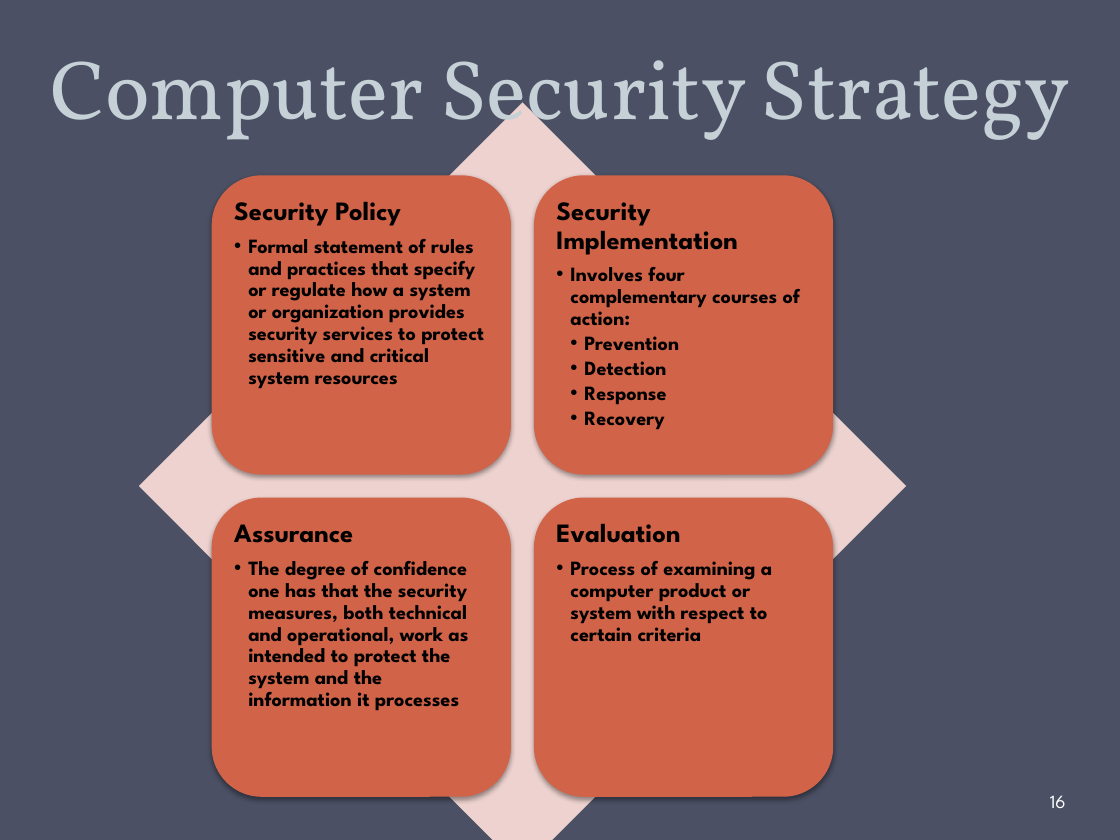
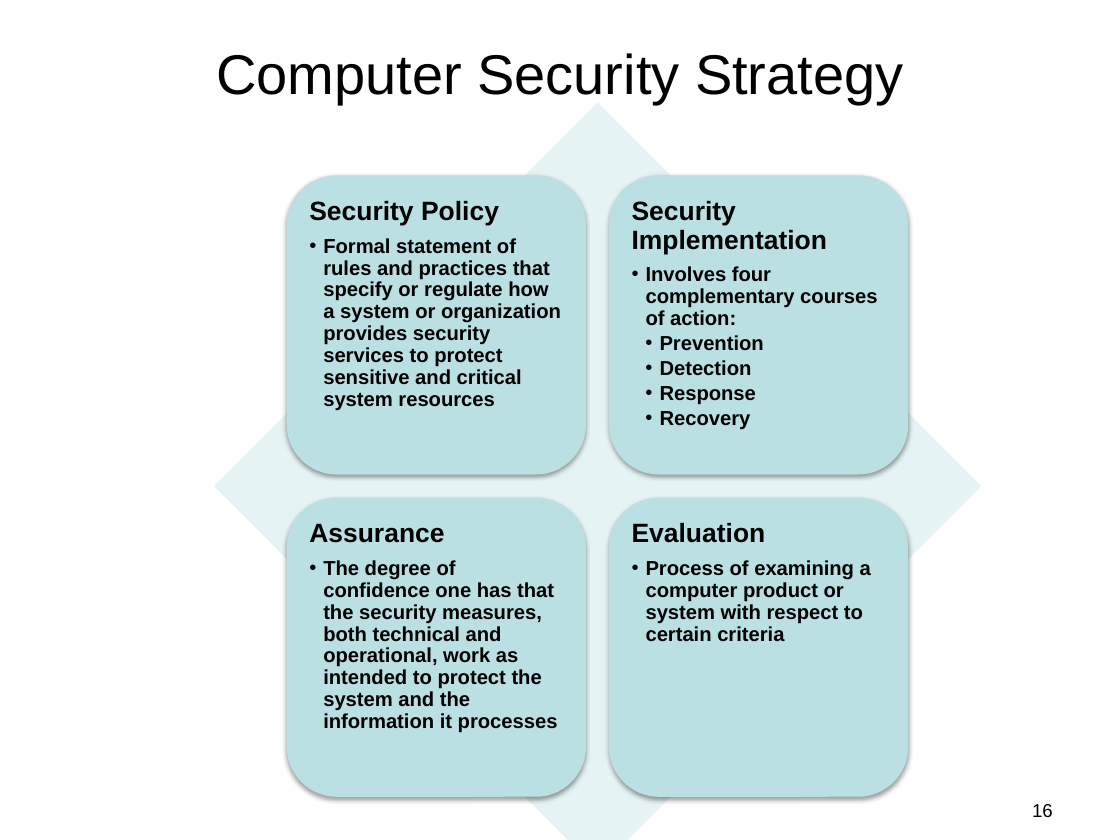
Before and after one commit to gulaoshi/gu.github.io, a slide deck: slide 16 of InfoSec/PPTs/CH01-Overview.pptx. Drawn at 1120x840 pixels with LibreOffice and Linux fonts; fonts in the diff are those of the drawing. Boxes give left, top, right and bottom in pixels: in the first picture for what was removed or moved away, otherwise in the second. Text is boxed around its words. In the diff, an @@ line names an element or a change of style, - is before the commit and + after.

```diff
--- a/InfoSec/PPTs/CH01-Overview.pptx
+++ b/InfoSec/PPTs/CH01-Overview.pptx
@@ background #4B5064 to #FFFFFF @@
@@ title "Computer Security Strategy" at [216,53,903,104]: size 54 to 36 pt, font Vollkorn to Arial, text colour #C5D1D7 to #000000; line spacing 58pt to 1; vertical alignment bottom to middle @@
@@ diamond at [214,102,981,840]: fill #EED3D0 to #E7F3F4 @@
@@ 4 texts, 4 rounded rectangles, 1 diamond: place and size @@
-4 texts, 4 rounded rectangles, 1 diamond at [139,102,906,840]
+4 texts, 4 rounded rectangles, 1 diamond at [214,102,981,840]
@@ fill #D16349 to #BBE0E3 in 4 elements at [287,176,586,475], [609,176,908,475], [287,497,586,796], [609,497,908,796] @@
@@ font League Spartan to Arial; bullet •• to • in 4 elements at [309,201,561,410], [632,201,877,430], [309,523,558,733], [632,523,871,642] @@
@@ page number: place and size @@
-page number at [1050,795,1066,808]
+page number at [1032,804,1053,818]
@@ page number at [1032,804,1053,818]: font League Spartan to Arial, text colour #FFFFFF to #000000; alignment left to right; vertical alignment middle to top @@
```
Also in this commit, not shown: 16 other slides changed, 7 other files.
